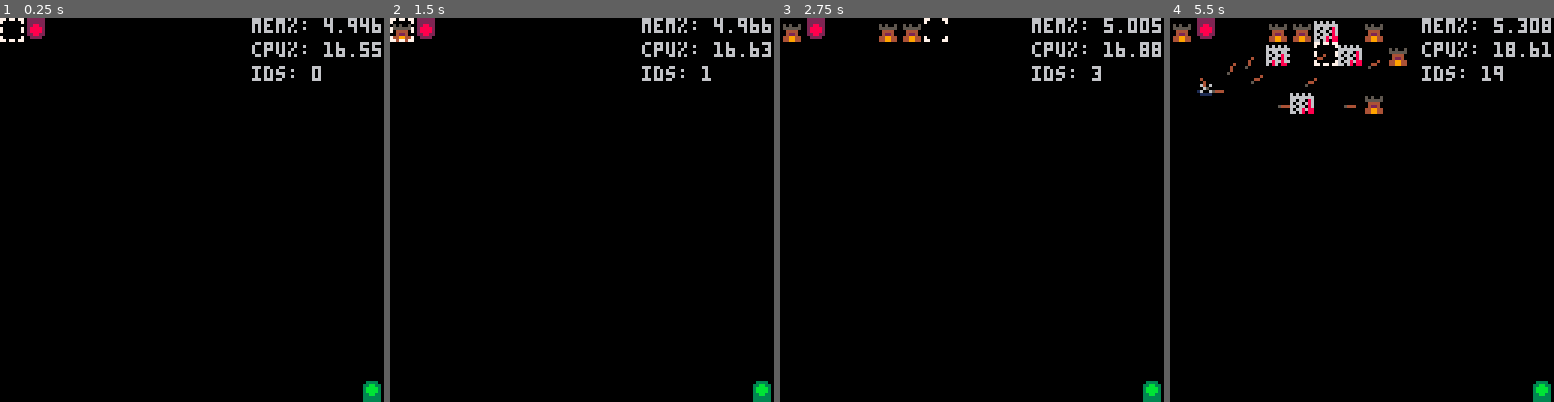
Above: before the commit, frames 1-4 (left to right).
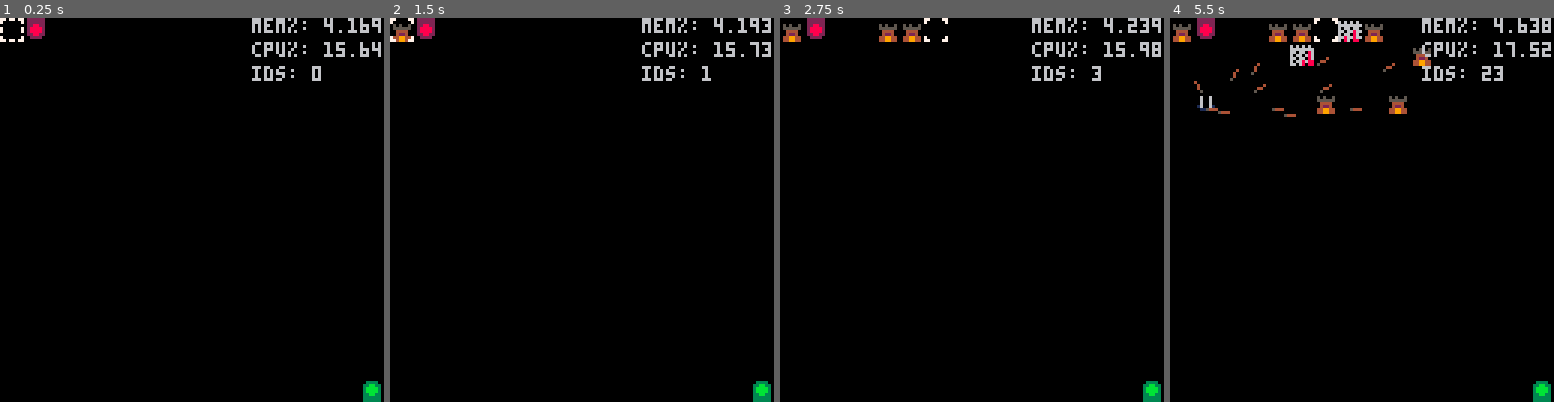
Above: after the commit, the same moments.

Repository: ClaytonKnittel/pico8-test
Game: PICO-8 cartridge clatt.p8
Same seed, same stepped clock (60 frames per second), same inputs: the game is played once before the commit and once after it.
Inputs:
- Up to frame 1 (0.25 s): no input
- Up to frame 2 (1.5 s): tap X (X key) at 0.33, 1.07 s; tap O (Z key) at 0.7 s
- Up to frame 3 (2.75 s): hold Right 1.6-2.1 s; tap O (Z key) at 1.7, 2.1, 2.5 s; tap X (X key) at 1.85 s; hold Up 2.15-2.42 s; hold Right from 2.47 s (still down)
- Up to frame 4 (5.5 s): tap O (Z key) every 0.4 s from 2.9 to 5.3 s; tap X (X key) at 2.97, 4.08, 5.2 s; release Right at 3.03 s; hold Left 3.08-3.58 s; hold Down 3.63-3.97 s; hold Right 4.02-4.68 s; hold Up 4.73-5.03 s; hold Left from 5.08 s (still down)

The runs differ from the first frame. In frame 1, 0.2% of the frame differs, in the area x 87-100%, y 0-11%; in frame 2, 0.3%; in frame 3, 0.1%; in frame 4, 3.5%, in the area x 6-100%, y 0-26%.

Commit message:
Optimize updating path map

Diff:
--- a/clatt.p8
+++ b/clatt.p8
@@ -73,18 +73,12 @@
   y = WORLD_HEIGHT,
 }
 
-function OppositeDir(dir)
-  if dir == Direction.LEFT then
-    return Direction.RIGHT
-  elseif dir == Direction.RIGHT then
-    return Direction.LEFT
-  elseif dir == Direction.UP then
-    return Direction.DOWN
-  else
-    assert(dir == Direction.DOWN)
-    return Direction.UP
-  end
-end
+OPPOSITE_DIR = {
+  [Direction.LEFT] = Direction.RIGHT,
+  [Direction.RIGHT] = Direction.LEFT,
+  [Direction.UP] = Direction.DOWN,
+  [Direction.DOWN] = Direction.UP,
+}
 
 function Index(x, y)
   return x + y * WORLD_WIDTH + 1
@@ -129,12 +123,16 @@
   return pos.x >= 0 and pos.x < WORLD_WIDTH and pos.y >= 0 and pos.y < WORLD_HEIGHT
 end
 
+OCCUPIABLE_TILES = {
+  [TypeId.EMPTY] = true,
+  [TypeId.ENTRANCE] = true,
+  [TypeId.EXIT] = true,
+  [TypeId.ENEMY_HOLD] = true,
+}
+
 function EnemyCanOccupyPos(pos)
   local tile = grid.tile(pos)
-  return tile == TypeId.EMPTY
-      or tile == TypeId.ENTRANCE
-      or tile == TypeId.EXIT
-      or tile == TypeId.ENEMY_HOLD
+  return OCCUPIABLE_TILES[tile]
 end
 
 function PosAdd(pos1, pos2)
@@ -166,37 +164,11 @@
   return PosScale(pos, 1 / PosMagnitude(pos))
 end
 
-function MakeQueue()
-  local queue = {}
-
-  local front = 0
-  local back = 0
-
-  function queue.pop()
-    assert(front <= back)
-    if front == back then
-      return nil
-    else
-      result = queue[front]
-      queue[front] = nil
-      front += 1
-      return result
-    end
-  end
-
-  function queue.push(item)
-    queue[back] = item
-    back += 1
-  end
-
-  return queue
-end
-
 function MakeGrid()
   local grid = {}
 
   local tiles = {}
-  local enemy_path_map = nil
+  local enemy_dir_map, enemy_distance_map
 
   for y = 0, WORLD_HEIGHT - 1 do
     for x = 0, WORLD_WIDTH - 1 do
@@ -208,69 +180,85 @@
   tiles[PosIndex(END_POS)] = TypeId.EXIT
 
   local function BuildEnemyPathMap()
-    local queue = MakeQueue()
-    queue.push({
-      pos = END_POS,
-      dir = Direction.DOWN,
-      distance = 0,
-    })
-    local path_map = {}
-
-    while true do
-      local item = queue.pop()
-      if item == nil then
-        break
-      end
-
-      local index = PosIndex(item.pos)
-
-      if path_map[index] == nil then
-        path_map[index] = {
-          dir = item.dir,
-          distance = item.distance,
-        }
+    local queue = {}
+    local q_front = 1
+    local q_back = 1
+
+    -- Cache math functions we use
+    local abs = abs
+
+    -- Layout: pos, direction, distance
+    queue[q_front] = PosIndex(END_POS)
+    queue[q_front + 1] = Direction.DOWN
+    queue[q_front + 2] = 0
+    q_back += 3
+
+    -- We use some bit tricks assuming this is the world width
+    assert(WORLD_WIDTH == 16)
+    local grid_size = WORLD_WIDTH * WORLD_HEIGHT
+
+    local pos_after_map = {
+      [Direction.LEFT] = -1,
+      [Direction.RIGHT] = 1,
+      [Direction.UP] = -WORLD_WIDTH,
+      [Direction.DOWN] = WORLD_WIDTH,
+    }
+
+    local dir_map = {}
+    local distance_map = {}
+
+    while q_front < q_back do
+      local pos_index = queue[q_front]
+      local dir = queue[q_front + 1]
+      local distance = queue[q_front + 2]
+      q_front += 3
+
+      if dir_map[pos_index] == nil then
+        dir_map[pos_index] = dir
+        distance_map[pos_index] = distance
 
         for dir = 0, 3 do
-          local next_pos = PosAfter(item.pos, dir)
-          if PosInBounds(next_pos) and EnemyCanOccupyPos(next_pos) then
-            queue.push({
-              pos = next_pos,
-              dir = OppositeDir(dir),
-              distance = item.distance + 1,
-            })
+          local next_pos = pos_index + pos_after_map[dir]
+          -- Check that next_pos is in bounds:
+          if abs(((next_pos - 1) & 0xf) - ((pos_index - 1) & 0xf)) <= 1
+              and next_pos >= 1 and next_pos <= grid_size then
+            local tile = tiles[next_pos]
+            if OCCUPIABLE_TILES[tile] then
+              queue[q_back] = next_pos
+              queue[q_back + 1] = OPPOSITE_DIR[dir]
+              queue[q_back + 2] = distance + 1
+              q_back += 3
+            end
           end
         end
       end
     end
 
-    return path_map
+    return dir_map, distance_map
   end
 
   function grid.tile(pos)
     return tiles[PosIndex(pos)]
   end
 
-  local function AllTilesReachableInPathMap(path_map)
+  local function AllTilesReachableInPathMap(dir_map)
     for tile_index in enemy_hold_map.occupied_tiles() do
-      if path_map[tile_index] == nil then
+      if dir_map[tile_index] == nil then
         return false
       end
     end
 
-    if path_map[PosIndex(START_POS)] == nil then
-      return false
-    end
-
-    return true
+    return dir_map[PosIndex(START_POS)] ~= nil
   end
 
   function grid.try_set_tile(pos, tile)
     local index = PosIndex(pos)
     local prev_tile = tiles[index]
     tiles[index] = tile
-    local new_enemy_path_map = BuildEnemyPathMap()
-    if AllTilesReachableInPathMap(new_enemy_path_map) then
-      enemy_path_map = new_enemy_path_map
+    local dir_map, distance_map = BuildEnemyPathMap()
+    if AllTilesReachableInPathMap(dir_map) then
+      enemy_dir_map = dir_map
+      enemy_distance_map = distance_map
       return true
     else
       tiles[index] = prev_tile
@@ -299,25 +287,17 @@
   end
 
   function grid.enemy_dir_at(pos)
-    if enemy_path_map == nil then
-      enemy_path_map = BuildEnemyPathMap()
-    end
-    path_info = enemy_path_map[PosIndex(pos)]
-    if path_info == nil then
-      return nil
-    end
-    return path_info.dir
+    if enemy_dir_map == nil then
+      enemy_dir_map, enemy_distance_map = BuildEnemyPathMap()
+    end
+    return enemy_dir_map[PosIndex(pos)]
   end
 
   function grid.distance_to_end(pos)
-    if enemy_path_map == nil then
-      enemy_path_map = BuildEnemyPathMap()
-    end
-    path_info = enemy_path_map[PosIndex(pos)]
-    if path_info == nil then
-      return nil
-    end
-    return path_info.distance
+    if enemy_dir_map == nil then
+      enemy_dir_map, enemy_distance_map = BuildEnemyPathMap()
+    end
+    return enemy_distance_map[PosIndex(pos)]
   end
 
   return grid
@@ -466,7 +446,7 @@
     progress = 0
 
     local from_tile = to_tile
-    local prev_from_tile = PosAfter(from_tile, OppositeDir(direction))
+    local prev_from_tile = PosAfter(from_tile, OPPOSITE_DIR[direction])
 
     if PosEq(from_tile, END_POS) then
       direction = Direction.DOWN
